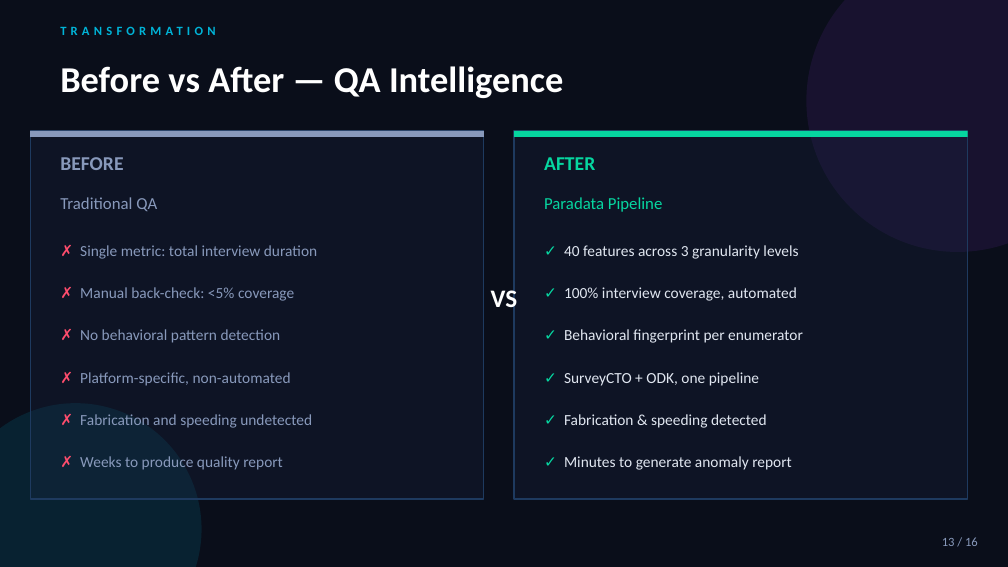
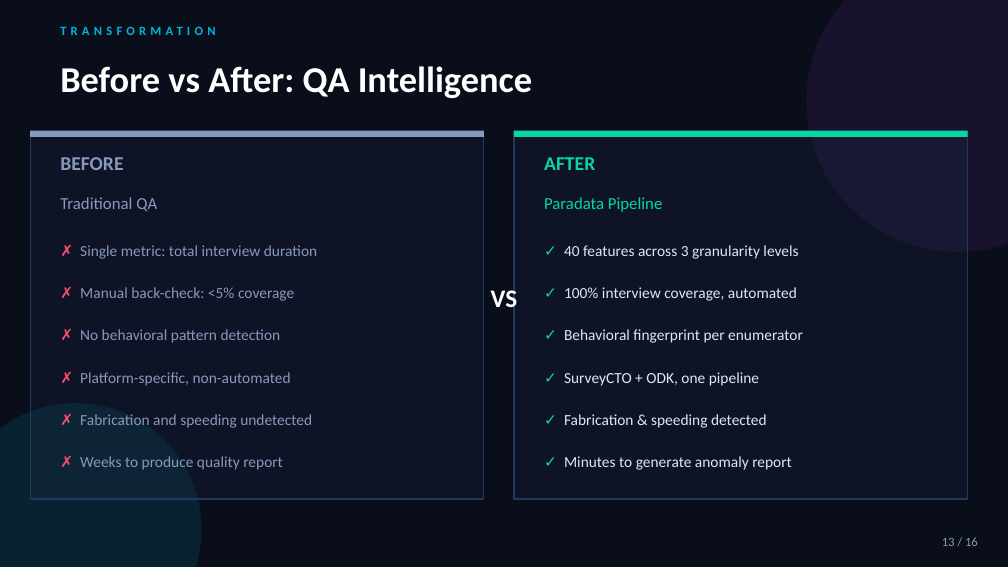
Before and after one commit to Samuelkaoma-eng/SKACE-TIME-DATA, a slide deck: slide 13 of docs/deliverables/Kaoma_Paradata_Presentation.pptx. Drawn at 1008x567 pixels with LibreOffice and Linux fonts; fonts in the diff are those of the drawing. Boxes give left, top, right and bottom in pixels: in the first picture for what was removed or moved away, otherwise in the second. Text is boxed around its words. In the diff, an @@ line names an element or a change of style, - is before the commit and + after.

```diff
--- a/docs/deliverables/Kaoma_Paradata_Presentation.pptx
+++ b/docs/deliverables/Kaoma_Paradata_Presentation.pptx
@@ text at [60, 66, 532, 98]: text changed @@
-Before vs After — QA Intelligence
+Before vs After: QA Intelligence
```
Also in this commit, not shown: 10 other slides changed, 6 other files.
